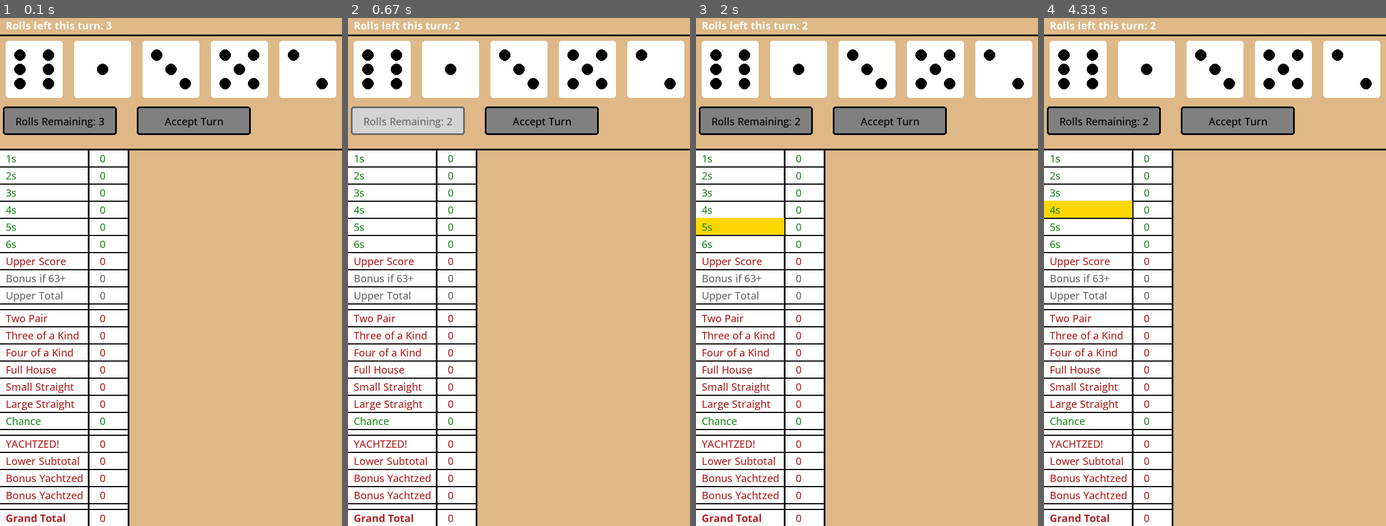
Above: before the commit, frames 1-4 (left to right).
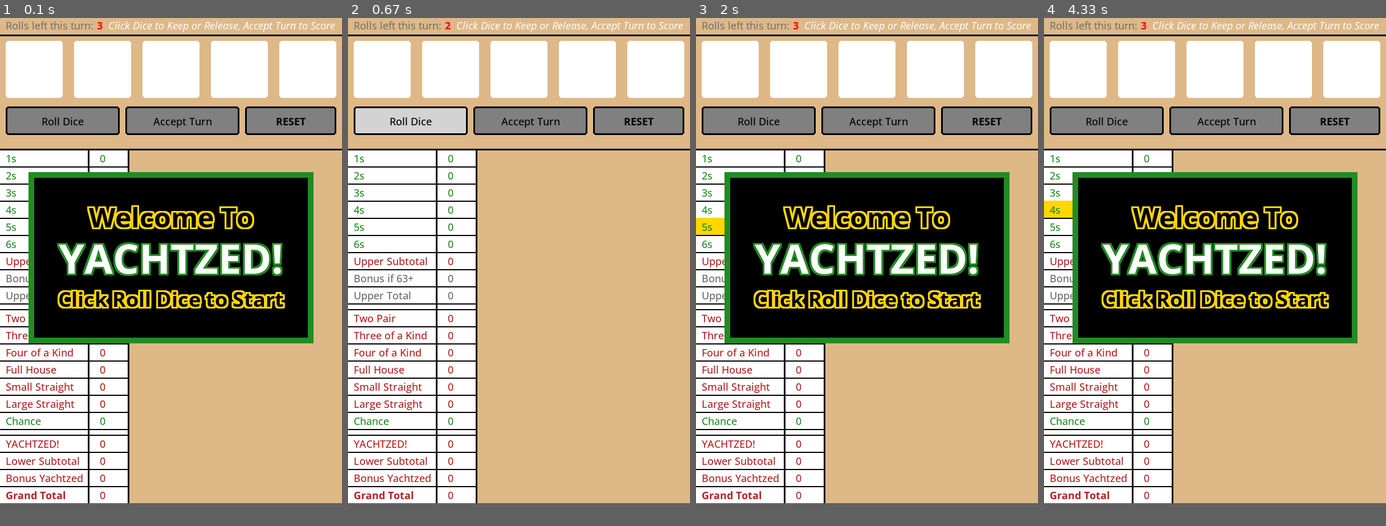
Above: after the commit, the same moments.

Repository: machinateddesigns/PythonGeneral
Game: pygame game, started from yachtzed.py
The game is run twice, just before and just after one commit, with the same random seed, the same clock (stepped at 60 frames per second) and the same inputs.
Inputs (mouse positions are in pixels of both pictures, inside the frame that each line leads up to):
- Up to frame 1 (0.1 s): no input
- Up to frame 2 (0.67 s): click (409, 119) at 0.38 s, where only the run after the commit has a clickable "Roll Dice"
- Up to frame 3 (2 s): click (986, 119) at 0.72 s, where only the run after the commit has a clickable "RESET"; press the mouse at (877, 119) at 1.03 s; move the mouse to (846, 139) at 1.13 s; release the mouse at (819, 155) at 1.27 s; click (740, 226) at 1.88 s
- Up to frame 4 (4.33 s): press the mouse at (1088, 200) at 4.2 s; move the mouse to (1095, 175) at 4.3 s
The window is 600x900 before the commit and 600x860 after it. Grey fills any space a smaller window leaves; there, only what the larger window draws over its background counts as a difference.

The runs differ from the first frame. In frame 1, 33% of the frame differs, in the area x 0-99%, y 0-100%; in frame 2, 6.0%; in frame 3, 33%; in frame 4, 33%.

Commit message:
yachtzed v1
working version of yachtzed. design work to continue

Diff:
--- /dev/null
+++ b/outlinedtext_pygame.py
@@ -0,0 +1,35 @@
+import pygame
+
+pygame.init()
+screen = pygame.display.set_mode((400, 300))
+font = pygame.font.SysFont(None, 64) # Use default system font
+
+def draw_outlined_text(screen, text, font, text_color, outline_color, x, y, outline_thickness=2):
+    # Render the outline text multiple times
+    outline_surface = font.render(text, True, outline_color)
+
+    # Blit the outline surface in different directions
+    for dx in range(-outline_thickness, outline_thickness + 1):
+        for dy in range(-outline_thickness, outline_thickness + 1):
+            if dx != 0 or dy != 0:
+                screen.blit(outline_surface, (x + dx, y + dy))
+
+    # Render the main text on top
+    text_surface = font.render(text, True, text_color)
+    screen.blit(text_surface, (x, y))
+
+# Main loop example
+run = True
+while run:
+    for event in pygame.event.get():
+        if event.type == pygame.QUIT:
+            run = False
+
+    screen.fill((30, 30, 30)) # Fill screen with a dark grey color
+
+    # Example usage:
+    draw_outlined_text(screen, "Hello World", font, (255, 255, 255), (255, 0, 0), 50, 50)
+
+    pygame.display.flip()
+
+pygame.quit()
--- a/yachtzed.py
+++ b/yachtzed.py
@@ -13,7 +13,7 @@
 
 #screen width and height constants
 WIDTH = 600
-HEIGHT = 900
+HEIGHT = 860
 
 def col(color):
     #custom color list in json format with html color names as keys
@@ -55,6 +55,7 @@
 
 #setting screen mode with width and height
 screen = pygame.display.set_mode([WIDTH, HEIGHT])
+screen_center = (WIDTH // 2, HEIGHT // 2)
 #setting the title of the program window
 pygame.display.set_caption('Yachtzed!')
 #not sure exactly what this is doing, come back to it
@@ -76,8 +77,9 @@
 font_l = pygame.font.Font('Open_Sans/static/OpenSans-Light.ttf', 18)
 font_c = pygame.font.Font('Open_Sans/static/OpenSans_Condensed-Regular.ttf', 18)
 
-numbers = [random.randint(1,6),random.randint(1,6),random.randint(1,6),random.randint(1,6),random.randint(1,6)]
-
+#intiial numbers list. Might want to make them all blank
+#numbers = [random.randint(1,6),random.randint(1,6),random.randint(1,6),random.randint(1,6),random.randint(1,6)]
+numbers = [0,0,0,0,0]
 
 #rolls_left = 3 #hiding this for now, looks like since I have a better option, I should use that
 
@@ -87,10 +89,13 @@
 possible = [False, False, False, False, False, False, False, False, False, False, False, False, False, False]
 done = [False, False, False, False, False, False, False, False, False, False, False, False, False, False]
 score = [0,0,0,0,0,0,0,0,0,0,0,0,0,0]
-totals = [0,0,0,0,0,0,0]
+totals = [0,0,0,0,0,0]
 clicked = -1 #this might need to be global
 current_score = 0
 something_selected = False
+game_over = False
+turn_counter = 0
+global reset_button
 
 #creating a Dice class so we can call multiple of them with different pip counts. This version is for a standard 6 sided die.
 class Dice:
@@ -135,8 +140,12 @@
     #accept_text = font_m.render('Accept Turn', True, white)    this is handled elsewhere
     #screen.blit(accept_text, (375, 167))                       again, I handled this better elsewhere
     #rolls_text = font_b.render(f'Rolls left this turn: {rolls_left}', True, white) #hide this for now
-    rolls_text = font_b.render(f'Rolls left this turn: {rolls_remaining}', True, white)
+    rolls_text = font_reg.render(f'Rolls left this turn:', True, darkgray)
     screen.blit(rolls_text, (10, 10))
+    rolls_rem_text = font_b.render(f'{rolls_remaining}', True, red)
+    screen.blit(rolls_rem_text, (170, 10))
+    inst_text = font_i.render(f'Click Dice to Keep or Release, Accept Turn to Score', True, white)
+    screen.blit(inst_text, (190, 10))
     pygame.draw.rect(screen, white, [0, 240, 225, HEIGHT - 200])
     pygame.draw.line(screen, black, (0, 40), (WIDTH, 40), 3)
     pygame.draw.line(screen, black, (0, 240), (WIDTH, 240), 3)
@@ -287,21 +296,15 @@
         totals_list[1] = 0
     totals_list[2] = totals_list[0] + totals_list[1]
     if bonus:
-        totals_list[3] = 100
+        totals_list[4] = 100
         bonus = False
-    if bonus == True and totals_list[3] == 100:
-        totals_list[4] += 100
-        bonus = False
-    totals_list[5] = score_list[6] + score_list[7] + score_list[8] + score_list[9] + score_list[10] + score_list[11] + score_list[12] + score_list[13] + totals_list[3] + totals_list[4]
-    totals_list[6] = totals_list[2] + totals_list[5]
+    totals_list[3] = score_list[6] + score_list[7] + score_list[8] + score_list[9] + score_list[10] + score_list[11] + score_list[12] + score_list[13] + totals_list[4]
+    totals_list[5] = totals_list[2] + totals_list[3]
     return totals_list, bonus
 
 def check_possible(possible_list, numbers_list):
     max_count = 0
     pairodice = 0
-    #needed for alternate way to check for full house
-    #has_three = False
-    #something is wrong with the logic. Try running it. Send it to claude.
     possible_list[0] = True #ones
     possible_list[1] = True #twos
     possible_list[2] = True #threes
@@ -316,13 +319,8 @@
             max_count = count
         if count == 2:
             pairodice += 1
-        #if count == 3:
-            #has_three = True
-
-    #Checks for 2 of more pairs of different dice
+
     possible_list[6] = pairodice >= 2
-    #this is an alternate way to check for a full house
-    #possible_list[10] = has_three and pairodice >= 1
 
     if max_count >= 3:
         possible_list[7] = True
@@ -377,6 +375,48 @@
     if not done_list[clicked_num]:
         selected[clicked_num] = True #where I've left off 3/20/2026
     return selected
+
+def draw_outlined_text(screen, text, font, text_color, outline_color, x, y, outline_thickness=3):
+    # Render the outline text multiple times
+    outline_surface = font.render(text, True, outline_color)
+
+    # Blit the outline surface in different directions
+    for dx in range(-outline_thickness, outline_thickness + 1):
+        for dy in range(-outline_thickness, outline_thickness + 1):
+            if dx != 0 or dy != 0:
+                screen.blit(outline_surface, (x + dx, y + dy))
+
+    # Render the main text on top
+    text_surface = font.render(text, True, text_color)
+    screen.blit(text_surface, (x, y))
+
+def restart_button():
+    global possible
+    global selected_choice
+    global done
+    global score
+    global totals
+    global something_selected
+    global numbers
+    global game_over
+    global turn_counter
+    global rolls_remaining
+    global clicked
+    global current_score
+    global dice_selected
+    numbers = [0, -8, -10, -12, -8]
+    dice_selected = [False, False, False, False, False]
+    selected_choice = [False, False, False, False, False, False, False, False, False, False, False, False, False, False]
+    possible = [False, False, False, False, False, False, False, False, False, False, False, False, False, False]
+    done = [False, False, False, False, False, False, False, False, False, False, False, False, False, False]
+    score = [0,0,0,0,0,0,0,0,0,0,0,0,0,0]
+    totals = [0,0,0,0,0,0]
+    clicked = -1
+    current_score = 0
+    something_selected = False
+    game_over = False
+    turn_counter = 0
+    rolls_remaining = 3
 
 def main():
     global clicked #why not just make the original global?
@@ -395,25 +435,31 @@
     global totals
     global something_selected
     global numbers
+    global game_over
+    global turn_counter
     bonus_time = False
     #Shake effect intialization for dice or other objects
     shakex = [0,0,0,0,0] #are these supposed to be lists, not integers? They were working all the same.
     shakey = [0,0,0,0,0]
 
     #setting the roll button parameters
-    roll_text = f"Rolls Remaining: {rolls_remaining}"
-    roll_button = Button(5, 165, 200, 50, gray, 5, roll_text, font_m, black, 0)
+    roll_text = f"Roll Dice"
+    roll_button = Button(10, 165, 200, 50, gray, 5, roll_text, font_m, black, 0)
 
     #setting accept button parameters
     accept_text = f"Accept Turn"
-    accept_button = Button(240, 165, 200, 50, gray, 5, accept_text, font_m, black, 0)
+    accept_button = Button(220, 165, 200, 50, gray, 5, accept_text, font_m, black, 0)
+
+    reset_text = f"RESET"
+    reset_button = Button(430, 165, 160, 50, gray, 5, reset_text, font_b, black, 0)
 
     while running:
 
         timer.tick(fps)
         screen.fill(background)
 
-
+        #shake animation paired to sound mixer. Need a way to have this run only while
+        #a specific sound is playing
         if pygame.mixer.get_busy():
 
                 for x in range(len(shakex)):
@@ -446,11 +492,11 @@
         die5.draw()
 
         #Text for the roll button
-        roll_button.text = f"Rolls Remaining: {rolls_remaining}"
+        roll_button.text = f"Roll Dice"
 
         if roll_button.button and roll_button.button.collidepoint(mouse_pos):
             roll_button.color = lightgray  # hover color
-            roll_button.textcolor = darkgray
+            roll_button.textcolor = black
         else:
             roll_button.color = gray      # default color
             roll_button.textcolor = black
@@ -462,11 +508,29 @@
 
         if accept_button.button and accept_button.button.collidepoint(mouse_pos):
             accept_button.color = lightgray  # hover color
-            accept_button.textcolor = darkgray
+            accept_button.textcolor = black
         else:
             accept_button.color = gray      # default color
             accept_button.textcolor = black
         accept_button.draw()
+
+        #text for the reset button
+        if reset_button.button and reset_button.button.collidepoint(mouse_pos) and not game_over:
+            reset_button.text = f"RESET"
+            reset_button.color = red  # hover color
+            reset_button.textcolor = white
+        elif reset_button.button and reset_button.button.collidepoint(mouse_pos) and game_over:
+            reset_button.text = f"RESTART GAME"
+            reset_button.color = black  # hover color
+            reset_button.textcolor = gold
+        elif game_over:
+            reset_button.text = f"RESTART GAME"
+            reset_button.color = forestgreen  #default color
+            reset_button.textcolor = white
+        else:
+            reset_button.color = gray      # default color
+            reset_button.textcolor = black
+        reset_button.draw()
 
         draw_stuff()
 
@@ -476,7 +540,7 @@
         fours = Choice(0, 330, 225, 30, '4s', selected_choice[3], possible[3], done[3], score[3])
         fives = Choice(0, 360, 225, 30, '5s', selected_choice[4], possible[4], done[4], score[4])
         sixes = Choice(0, 390, 225, 30, '6s', selected_choice[5], possible[5], done[5], score[5])
-        uppersubt = Choice(0, 420, 225, 30, 'Upper Score', False, False, False, totals[0] )
+        uppersubt = Choice(0, 420, 225, 30, 'Upper Subtotal', False, False, False, totals[0] )
         upperbonus = Choice(0, 450, 225, 30, 'Bonus if 63+', False, False, True, totals[1] )
         uppertotal = Choice(0, 480, 225, 30, 'Upper Total', False, False, True, totals[2] )
 
@@ -490,8 +554,7 @@
         chance = Choice(0, 700, 225, 30, 'Chance', selected_choice[13], possible[13], done[13], score[13])
         lowersubt = Choice(0, 770, 225, 30, 'Lower Subtotal', False, False, False, totals[3] )
         bonus1 = Choice(0, 800, 225, 30, 'Bonus Yachtzed', False, False, False, totals[4] )
-        bonus2 = Choice(0, 830, 225, 30, 'Bonus Yachtzed', False, False, False, totals[5] )
-        grandtotal = Choice(0, 870, 225, 30, 'Grand Total', False, False, False, totals[6] )
+        grandtotal = Choice(0, 830, 225, 30, 'Grand Total', False, False, False, totals[5] )
 
         mouse_pos = pygame.mouse.get_pos()
 
@@ -551,15 +614,21 @@
                             selected_choice[i] = False
                     for i in range(len(dice_selected)):
                         dice_selected[i] = False
-                    numbers = [0, -7, -9, -9, -8]
+                    numbers = [0, -8, -10, -12, -8]
                     something_selected = False
                     rolls_remaining = 3
+                    turn_counter += 1
+                if game_over == True:
+                    reset_button.text = f"RESTART GAME"
+                if reset_button.button.collidepoint(event.pos):
+                    restart_button()
+
 
             if event.type == pygame.MOUSEBUTTONUP:
                 if roll_button.pressed == True:
                     roll_button.pressed = False
         if roll:
-            dice_sounds = random.choice(["FX/MORESNDS/8BIT/CASINO/BACKROLL.WAV","FX/MORESNDS/8BIT/CASINO/SHAKE1.WAV", "FX/MORESNDS/8BIT/CASINO/SHAKE2.WAV", "FX/MORESNDS/8BIT/CASINO/SHAKE3.WAV"])
+            dice_sounds = random.choice(["FX/MORESNDS/8BIT/CASINO/BACKROLL.WAV","FX/MORESNDS/8BIT/CASINO/SHAKE1.WAV", "FX/MORESNDS/8BIT/CASINO/SHAKE3.WAV"])
             #for number in range(len(numbers)):
                 #numbers[number] = random.randint(1,6)
             #rolls_left -= 1
@@ -593,10 +662,62 @@
         lowersubt.draw()
 
         bonus1.draw()
-        bonus2.draw()
 
         grandtotal.draw()
 
+        if turn_counter == 0 and rolls_remaining == 3:
+
+            bdsize = (500, 300)
+            backdrop = pygame.Rect(screen_center[0] - (bdsize[0]//2), screen_center[1] - (bdsize[1]//2), bdsize[0], bdsize[1])
+            pygame.draw.rect(screen, black, backdrop, 0)
+
+            pygame.draw.rect(screen, forestgreen, backdrop, 10)
+
+            text1 = "Welcome To"
+            gamestarttext2 = font_h2.render(text1, True, black)
+            text_rect1 = gamestarttext2.get_rect() #fix the centering
+            text_rect1.centerx = screen_center[0]
+            text_rect1.centery = screen_center[1] - 72
+            draw_outlined_text(screen, text1, font_h2, black, gold, text_rect1.x, text_rect1.y)
+
+            text2 = "YACHTZED!"
+            gamestarttext2 = font_h1.render(text2, True, black)
+            text_rect2 = gamestarttext2.get_rect() #fix the centering
+            text_rect2.center = (WIDTH // 2, HEIGHT // 2)
+            draw_outlined_text(screen, text2, font_h1, white, forestgreen, text_rect2.x, text_rect2.y)
+
+            text3 = "Click Roll Dice to Start"
+            gamestarttext3 = font_h3.render(text3, True, black)
+            text_rect3 = gamestarttext3.get_rect() #fix the centering
+            text_rect3.centerx = screen_center[0]
+            text_rect3.centery = (screen_center[1] + 72)
+            draw_outlined_text(screen, text3, font_h3, black, gold, text_rect3.x, text_rect3.y)
+
+
+            #print(text_rect1.centery, text_rect2.centery, text_rect3.centery)
+
+        if turn_counter >= 14:
+            game_over = True
+
+        if game_over:
+            bdsize = (550, 200)
+            backdrop = pygame.Rect(screen_center[0] - (bdsize[0]//2), screen_center[1] - (bdsize[1]//2), bdsize[0], bdsize[1])
+            pygame.draw.rect(screen, black, backdrop, 0)
+
+            pygame.draw.rect(screen, red, backdrop, 5)
+
+            gameovertext1 = font_h1.render("Game Over", True, red)
+            text_rect = gameovertext1.get_rect() #fix the centering
+            text_rect.center = (screen_center[0], screen_center[1] - 36)
+            screen.blit(gameovertext1, text_rect)
+
+            gameovertext2 = font_h3.render("Click Restart to Play Again", True, red)
+            text_rect = gameovertext2.get_rect() #fix the centering
+            text_rect.center = (screen_center[0], screen_center[1] + 36)
+            screen.blit(gameovertext2, text_rect)
+
+
+
         pygame.display.flip()
 
     pygame.quit()
